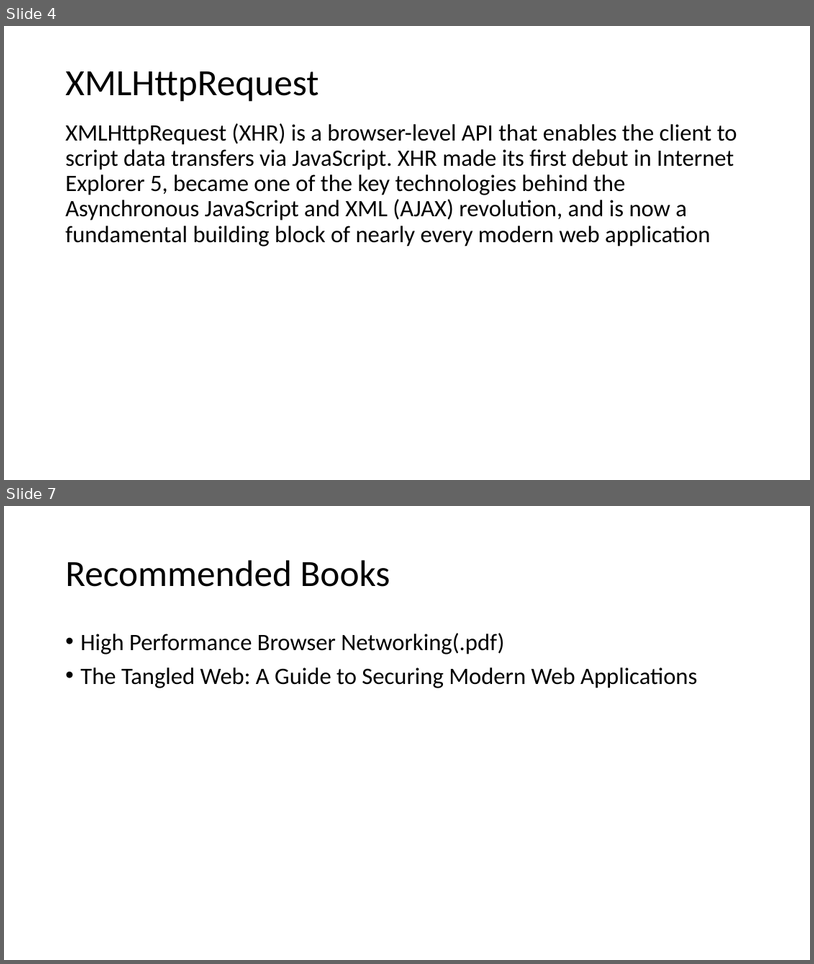
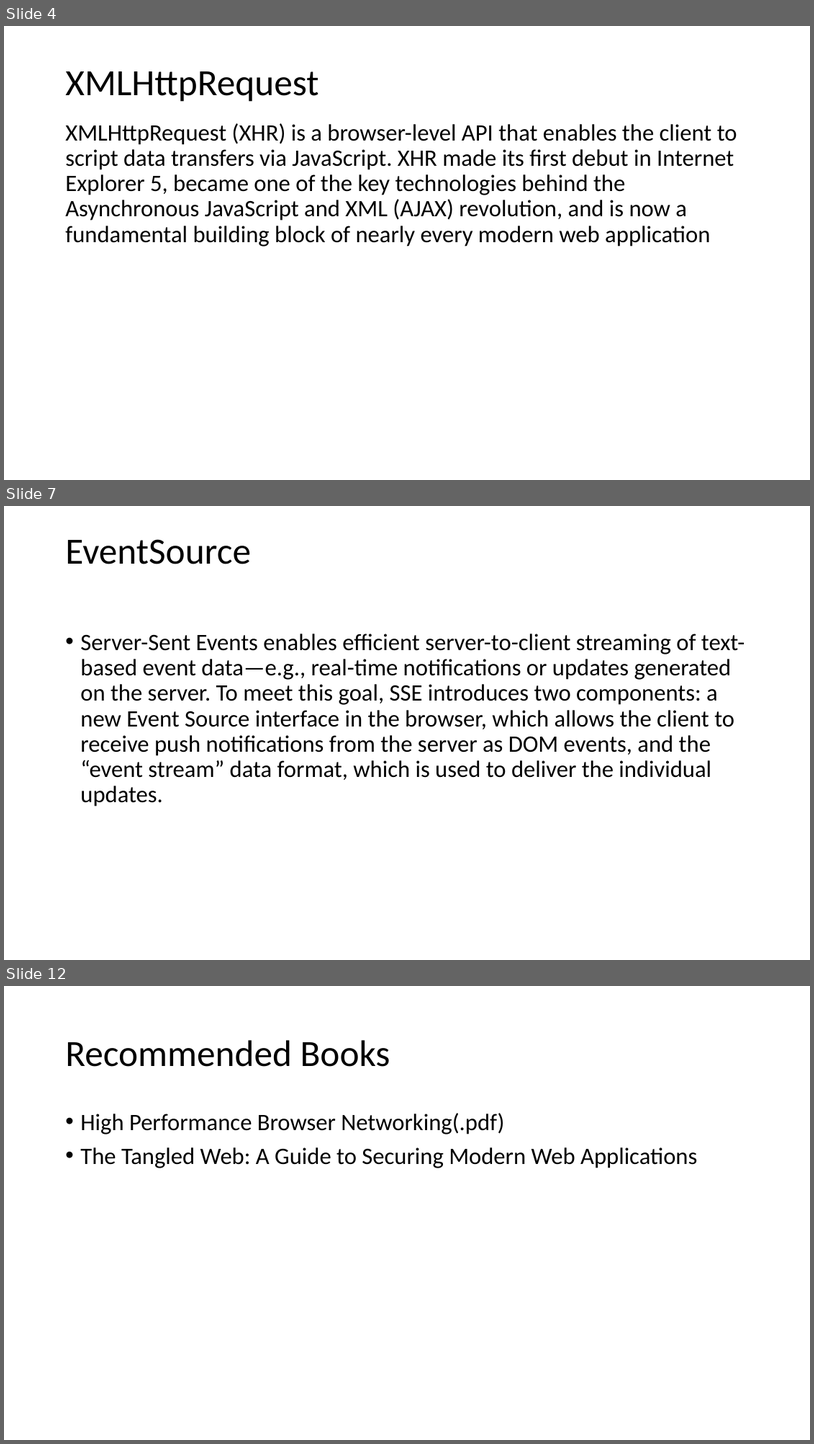
Before and after one commit to nkxiaochuan/BrowserNetworking, a slide deck: src/main/webapp/browser_networking.pptx. Shown one above the other, each under a label of ours: slides 4 and 7 before the commit, slides 4, 7 and 12 after it; the slides between them are not shown. The pictures are 814x964 and 814x1444 pixels, drawn with LibreOffice and Linux fonts; fonts in the diff are those of the drawing. Boxes give left, top, right and bottom in pixels: in the first picture for what was removed or moved away, otherwise in the second. Text is boxed around its words. In the diff, an @@ line names an element or a change of style, - is before the commit and + after.

```diff
--- a/src/main/webapp/browser_networking.pptx
+++ b/src/main/webapp/browser_networking.pptx
@@ slide 7 added at <box>4,506,810,960</box>, background #FFFFFF @@
@@ title added at <box>65,539,251,564</box>, 44 pt, text #000000 @@
+EventSource
@@ text added at <box>80,633,745,806</box>, 28 pt, text #000000 @@
+• Server-Sent Events enables efficient server-to-client streaming of text-based event data—e.g., real-time notifications or updates generated on the server. To meet this goal, SSE introduces two components: a new Event Source interface in the browser, which allows the client to receive push notifications from the server as DOM events, and the “event stream” data format, which is used to deliver the individual updates.
@@ what was slide 7 is now slide 12 @@
```
Also in this commit, not shown: 1 slide changed, 5 other slides added, 1 slide removed.
